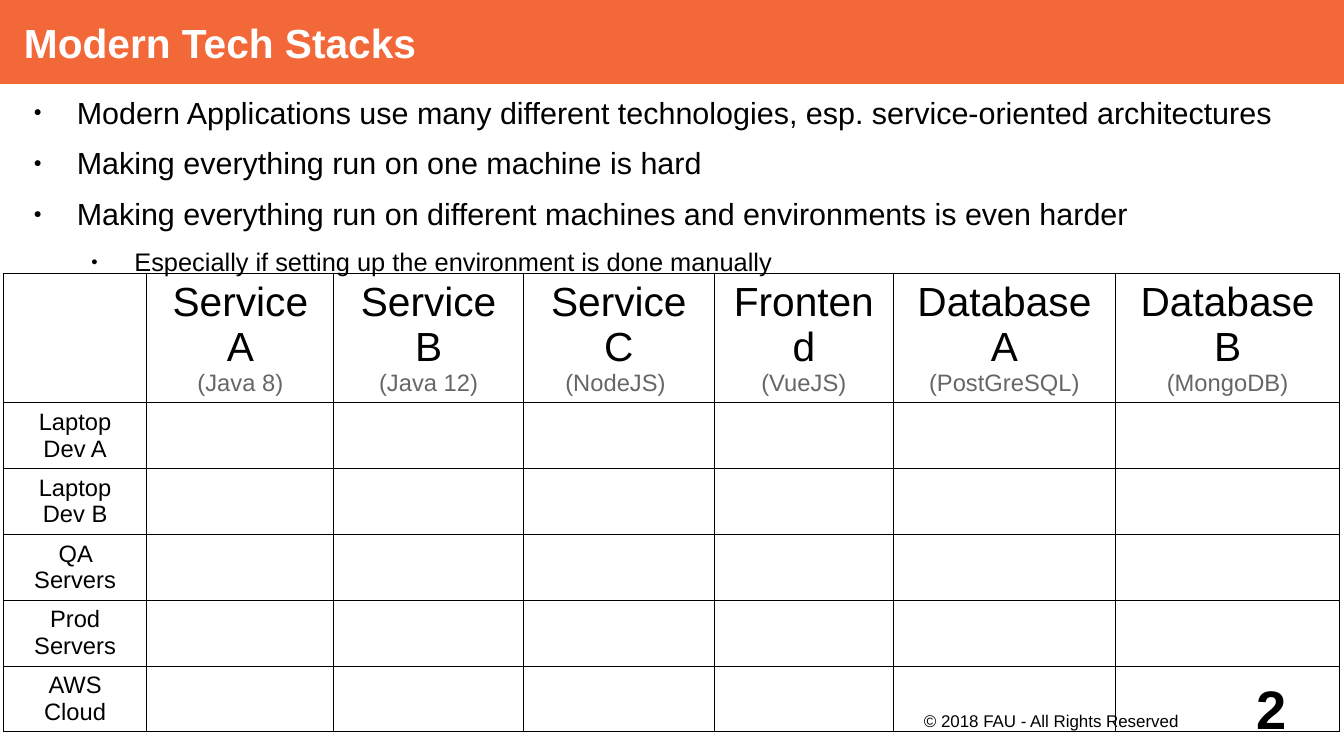
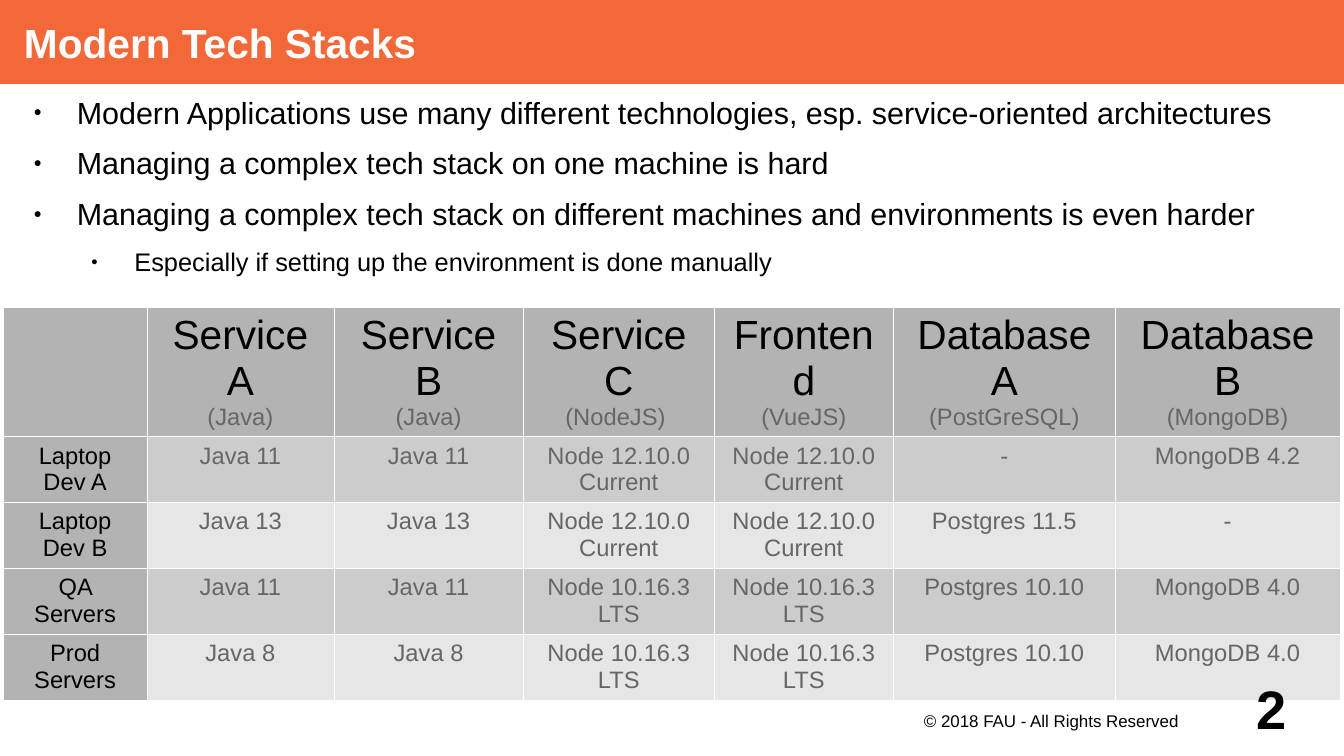
Before and after one commit to dirkriehle/adap-course, a slide deck: slide 2 of Lecture Slides/ADAP Z01 - Containerization.odp. Drawn at 1344x756 pixels with LibreOffice and Linux fonts; fonts in the diff are those of the drawing. Boxes give left, top, right and bottom in pixels: in the first picture for what was removed or moved away, otherwise in the second. Text is boxed around its words. In the diff, an @@ line names an element or a change of style, - is before the commit and + after.

```diff
--- a/Lecture Slides/ADAP Z01 - Containerization.odp
+++ b/Lecture Slides/ADAP Z01 - Containerization.odp
@@ text at [77,152,1255,231]: text changed @@
-● Making everything run on one machine is hard
-● Making everything run on different machines and environments is even harder
+● Managing a complex tech stack on one machine is hard
+● Managing a complex tech stack on different machines and environments is even harder
@@ table at [4,307,1340,692] @@
-row 1:  | Service A (Java 8) | Service B (Java 12) | Service C (NodeJS) | Frontend (VueJS) | Database A (PostGreSQL) | Database B (MongoDB)
-row 2: Laptop Dev A |  |  |  |  |  | 
-row 3: Laptop Dev B |  |  |  |  |  | 
-row 4: QA Servers |  |  |  |  |  | 
-row 5: Prod Servers |  |  |  |  |  | 
-row 6: AWS Cloud |  |  |  |  |  | 
+row 1:  | Service A (Java) | Service B (Java) | Service C (NodeJS) | Frontend (VueJS) | Database A (PostGreSQL) | Database B (MongoDB)
+row 2: Laptop Dev A | Java 11 | Java 11 | Node 12.10.0 Current | Node 12.10.0 Current | - | MongoDB 4.2
+row 3: Laptop Dev B | Java 13 | Java 13 | Node 12.10.0 Current | Node 12.10.0 Current | Postgres 11.5 | -
+row 4: QA Servers | Java 11 | Java 11 | Node 10.16.3 LTS | Node 10.16.3 LTS | Postgres 10.10 | MongoDB 4.0
+row 5: Prod Servers | Java 8 | Java 8 | Node 10.16.3 LTS | Node 10.16.3 LTS | Postgres 10.10 | MongoDB 4.0
@@ table: place and size @@
-table at [4,273,1340,725]
+table at [4,307,1340,692]
```
Also in this commit, not shown: 5 other slides changed, 6 slides added.
